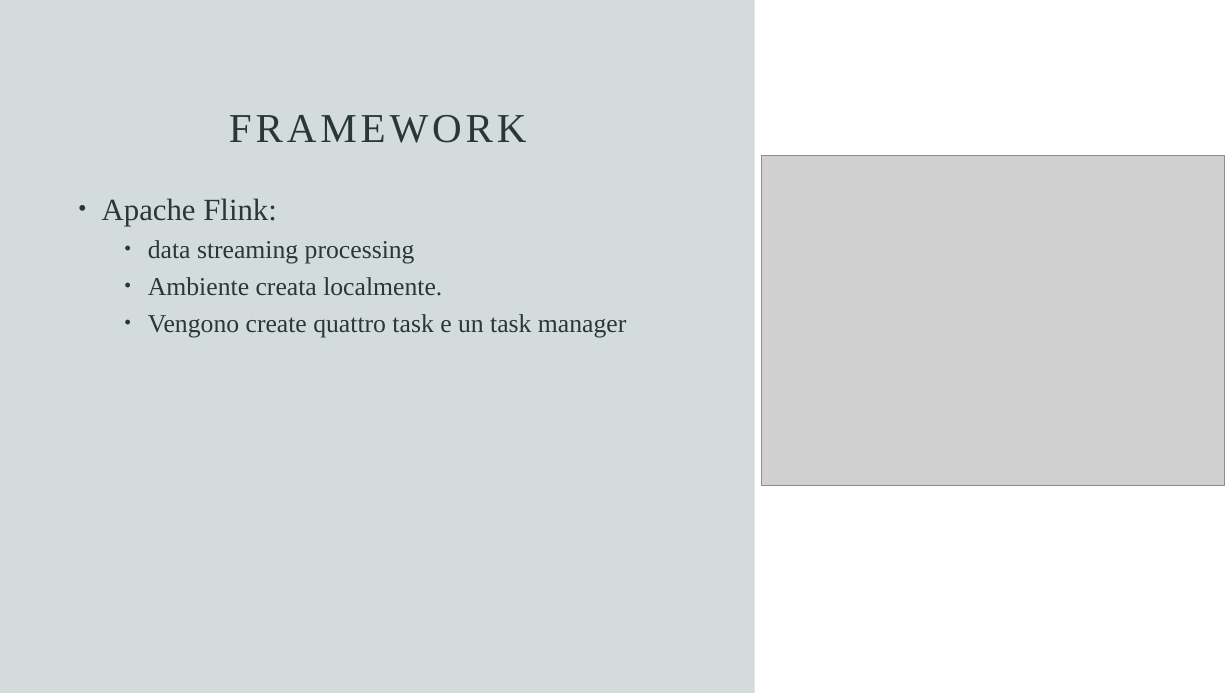
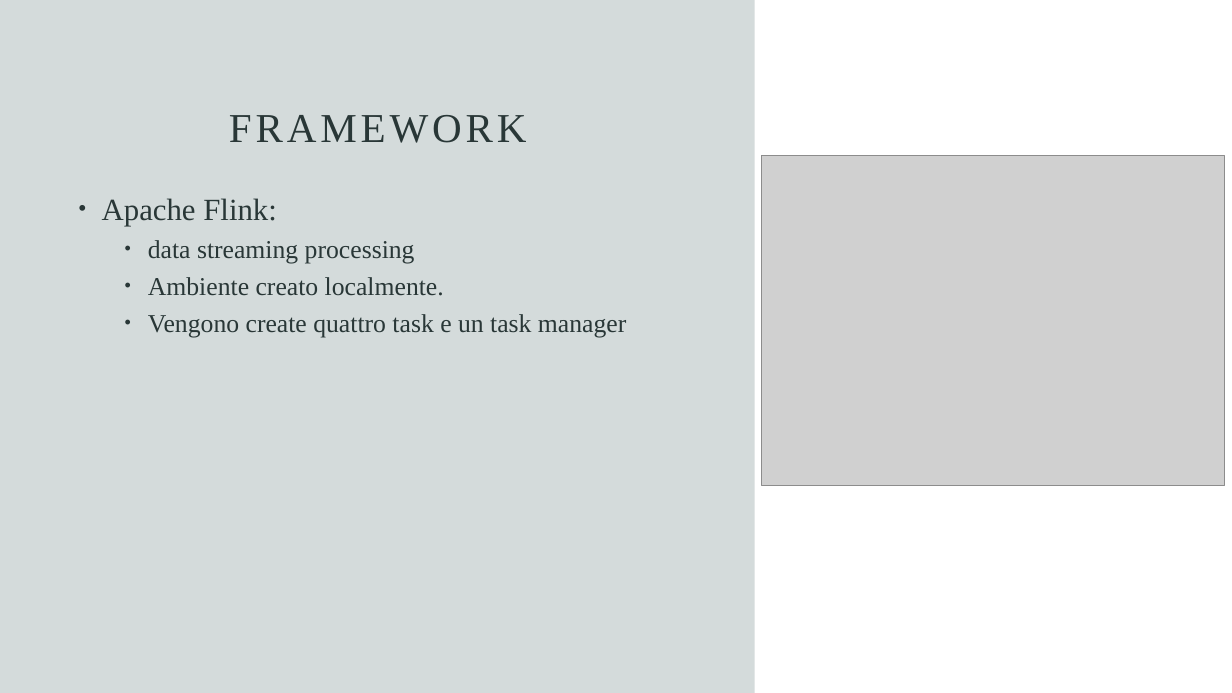
Before and after one commit to emelis-ptr/SABD2, a slide deck: slide 7 of documentazione/Presentazione - SABD.pptx. Drawn at 1232x693 pixels with LibreOffice and Linux fonts; fonts in the diff are those of the drawing; grey boxes stand for pictures. Boxes give left, top, right and bottom in pixels: in the first picture for what was removed or moved away, otherwise in the second. Text is boxed around its words. In the diff, an @@ line names an element or a change of style, - is before the commit and + after.

```diff
--- a/documentazione/Presentazione - SABD.pptx
+++ b/documentazione/Presentazione - SABD.pptx
@@ text at (148, 277, 444, 296): text changed @@
-  • Ambiente creata localmente.
+  • Ambiente creato localmente.
```
Also in this commit, not shown: 2 other slides changed.
